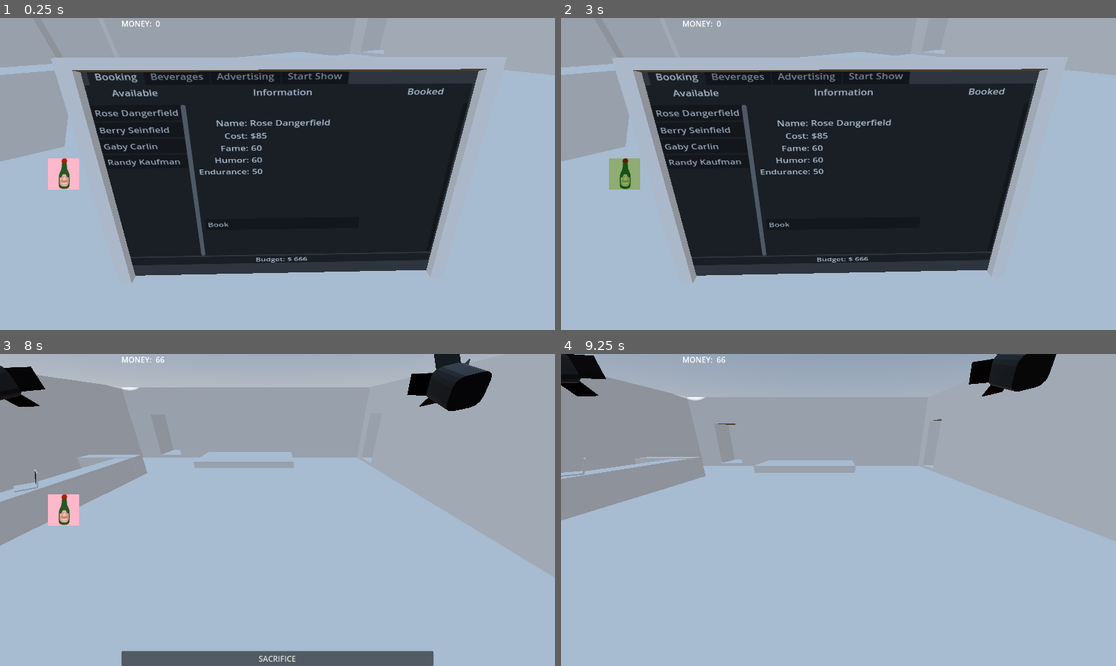
Above: before the commit, frames 1-4 (two rows, left to right).
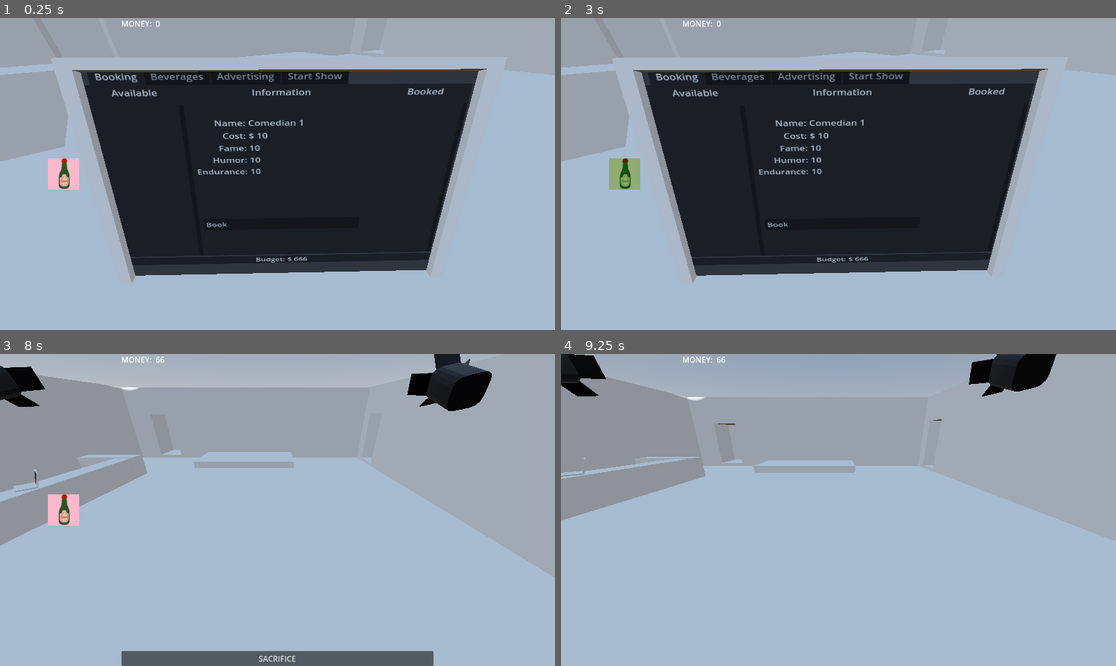
Above: after the commit, the same moments.

Repository: ChrisWhatever1980/ggj24-funny-business
Game: Godot game, scene res://scenes/building.tscn
Same seed, same stepped clock (60 frames per second), same inputs: the game is played once before the commit and once after it.
Inputs (mouse positions are in pixels of both pictures, inside the frame that each line leads up to):
- Up to frame 1 (0.25 s): no input
- Up to frame 2 (3 s): tap Enter at 0.5, 2.75 s; drag from (622, 174) to (888, 177) at 0.52 s; drag from (727, 189) to (888, 177) at 1.27 s; tap Space at 2 s; move the mouse to (894, 105) at 2.02 s; hold Up (ui_up) 2.03-2.75 s; click (894, 105) at 2.1 s; drag from (810, 236) to (622, 174) at 2.77 s
- Up to frame 3 (8 s): tap Space at 3.5, 6.5 s; move the mouse to (444, 556) at 3.52 s; hold Down (ui_down) 3.53-4.25 s; click (444, 556) at 3.6 s; drag from (111, 463) to (194, 432) at 4.27 s; click "SACRIFICE" at 5 s; tap Enter at 5.75 s; move the mouse to (305, 510) at 5.77 s; hold Down (ui_down) 5.78-6.5 s; click (305, 510) at 5.85 s; drag from (194, 432) to (166, 525) at 6.52 s; move the mouse to (399, 494) at 7.27 s; hold Up (ui_up) from 7.28 s (still down); click (399, 494) at 7.35 s
- Up to frame 4 (9.25 s): release Up (ui_up) at 8 s; drag from (727, 525) to (888, 513) at 8.02 s; move the mouse to (894, 441) at 8.77 s; hold Down (ui_down) from 8.78 s (still down); click (894, 441) at 8.85 s

The runs differ from the first frame. In frame 1, 1.8% of the frame differs, in the area x 17-60%, y 22-77%; in frame 2, 1.8%; in frame 3, less than 0.1%; in frame 4, nothing differs.
Error after the commit: Invalid operands 'String' and 'int' in operator '+'. (res://scenes/laptop/laptop_ui.gd:21)

Commit message:
minor fix

Diff:
--- a/dev/scenes/laptop/laptop_ui.gd
+++ b/dev/scenes/laptop/laptop_ui.gd
@@ -5,6 +5,7 @@
 @export var stats_container : VBoxContainer
 @export var book_button : Button
 @export var start_button : Button
+@export var budget : Label
 
 var comedians
 var selected_comedian
@@ -17,6 +18,7 @@
 
 func reset():
 	comedians = ComedianPool.get_available_comedians()
+	budget.text = "$"+GameState.money
 
 	for comedian in comedians:
 		add_available(comedian)
--- a/dev/scenes/laptop/laptop_ui.tscn
+++ b/dev/scenes/laptop/laptop_ui.tscn
@@ -7,13 +7,14 @@
 [ext_resource type="Script" path="res://scenes/laptop/BeverageShop.gd" id="4_utcwm"]
 [ext_resource type="Script" path="res://scenes/laptop/AdvertisingShop.gd" id="5_yaj07"]
 
-[node name="Laptop UI" type="Node2D" node_paths=PackedStringArray("available_buttons", "booked_buttons", "stats_container", "book_button", "start_button")]
+[node name="Laptop UI" type="Node2D" node_paths=PackedStringArray("available_buttons", "booked_buttons", "stats_container", "book_button", "start_button", "budget")]
 script = ExtResource("1_tslm7")
 available_buttons = NodePath("Container/VBoxContainer/TabContainer/Booking/HBoxContainer/Comedians/ScrollContainer/Buttons")
 booked_buttons = NodePath("Container/VBoxContainer/TabContainer/Booking/HBoxContainer/Booked/ScrollContainer/Buttons")
 stats_container = NodePath("Container/VBoxContainer/TabContainer/Booking/HBoxContainer/Infos/VBoxContainer/HBoxContainer/Stats")
 book_button = NodePath("Container/VBoxContainer/TabContainer/Booking/HBoxContainer/Infos/VBoxContainer2/Button")
 start_button = NodePath("Container/VBoxContainer/TabContainer/Start Show/HBoxContainer/Start Button")
+budget = NodePath("Container/VBoxContainer/MarginContainer/HBoxContainer2/HBoxContainer/Budget#")
 
 [node name="Container" type="AspectRatioContainer" parent="."]
 anchors_preset = 15
